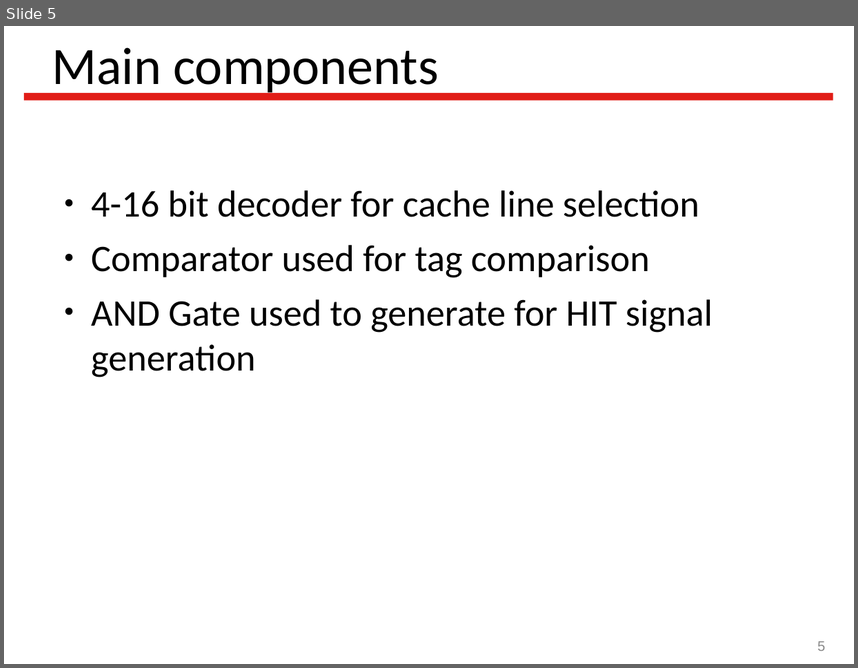
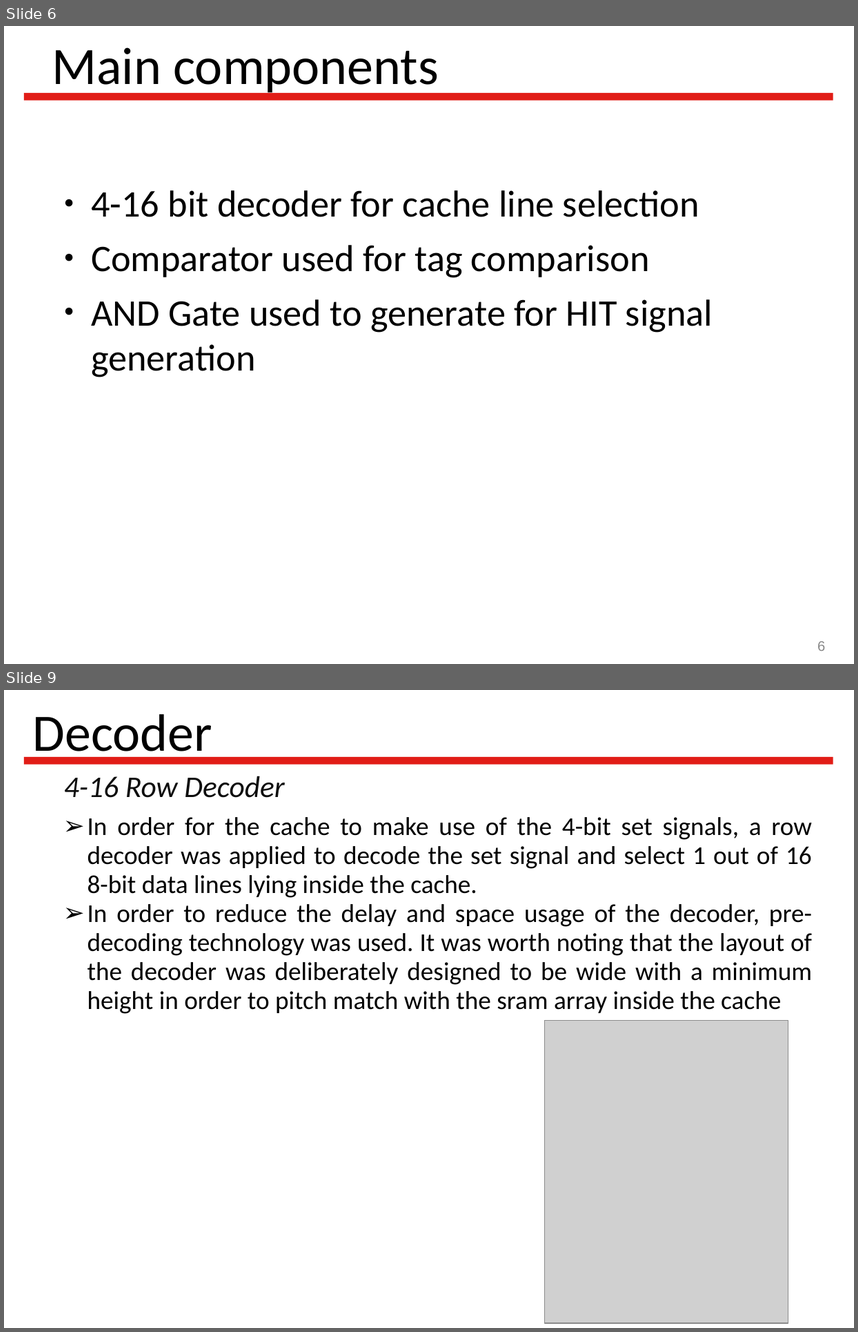
Before and after one commit to Latootoo/ECSE_548, a slide deck: Reports/presentation/Vlsi_project_presentation.ppt. Shown one above the other, each under a label of ours: slide 5 before the commit, slides 6 and 9 after it; the slides between them are not shown. The pictures are 858x668 and 858x1332 pixels, drawn with LibreOffice and Linux fonts; fonts in the diff are those of the drawing; grey boxes stand for pictures; background and template pictures are left out. Boxes give left, top, right and bottom in pixels: in the first picture for what was removed or moved away, otherwise in the second. Text is boxed around its words. In the diff, an @@ line names an element or a change of style, - is before the commit and + after.

Commit message:
Finishing up Final Report & update presentations slides & update pad frame layout logo

```diff
--- a/Reports/presentation/Vlsi_project_presentation.ppt
+++ b/Reports/presentation/Vlsi_project_presentation.ppt
@@ slide 9 added at bbox=[4, 690, 854, 1328], background #FFFFFF; not listed: 1 template element that a slide beside it also shows @@
@@ title added at bbox=[33, 714, 212, 763], 49 pt, text #000000 @@
+Decoder
@@ text added at bbox=[64, 776, 284, 798], 28 pt, text #0D0D0D, italic @@
+4-16 Row Decoder
@@ text added at bbox=[87, 817, 812, 1014], 24 pt, text #000000 @@
+➢ In order for the cache to make use of the 4-bit set signals, a row decoder was applied to decode the set signal and select 1 out of 16 8-bit data lines lying inside the cache.
+➢ In order to reduce the delay and space usage of the decoder, pre-decoding technology was used. It was worth noting that the layout of the decoder was deliberately designed to be wide with a minimum height in order to pitch match with the sram array inside the cache
@@ picture added at bbox=[545, 1020, 789, 1323] @@
@@ what was slide 5 is now slide 6 @@
@@ page number at bbox=[818, 641, 825, 650]: text changed @@
-5
+6
```
Also in this commit, not shown: 4 slides changed, 12 other slides added, 5 other files.
